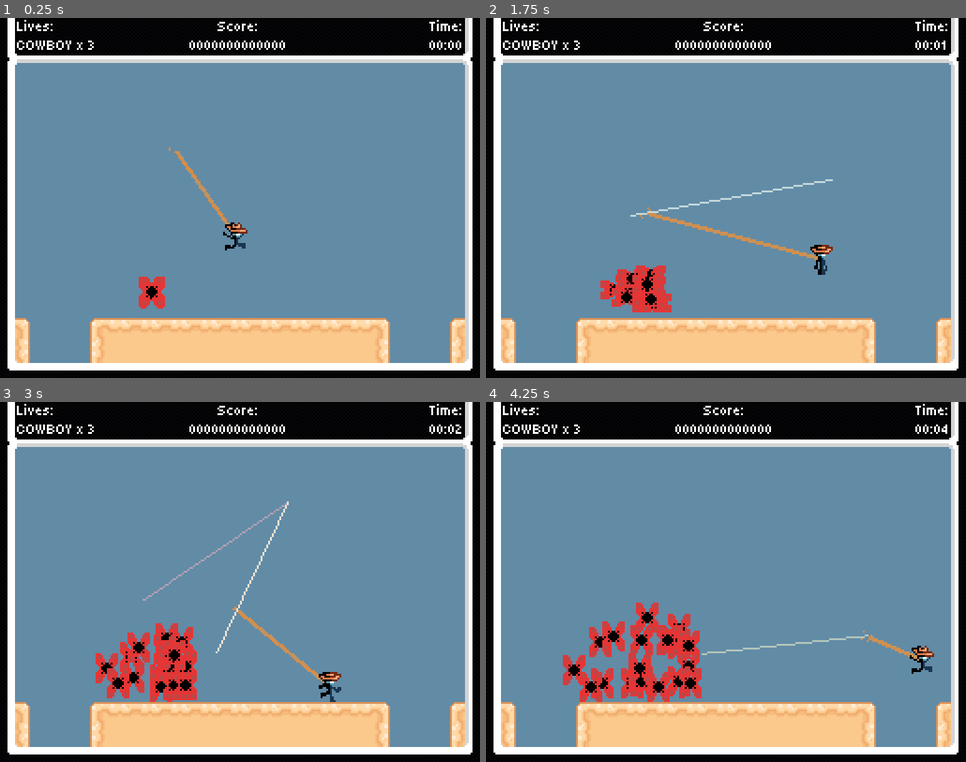
Above: before the commit, frames 1-4 (two rows, left to right).
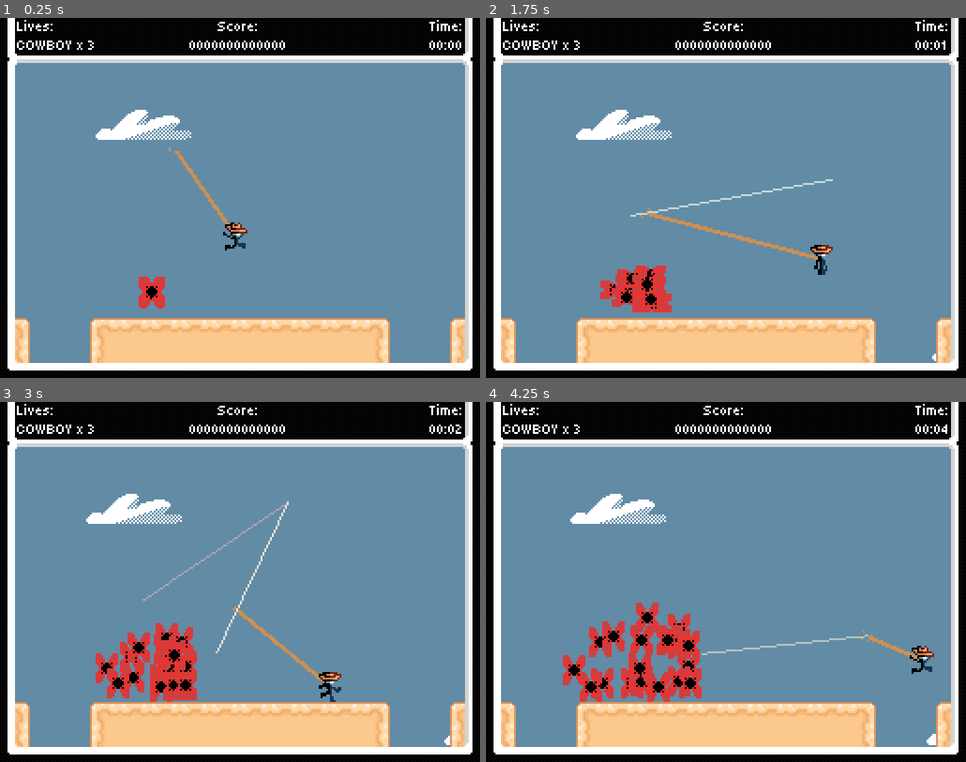
Above: after the commit, the same moments.

Repository: Jcodefox/GMTK-2025
Game: Godot game, scene res://scenes/topscenes/gameplay_topscene.tscn
Same seed, same stepped clock (60 frames per second), same inputs: the game is played once before the commit and once after it.
Inputs (mouse positions are in pixels of both pictures, inside the frame that each line leads up to):
- Up to frame 1 (0.25 s): no input
- Up to frame 2 (1.75 s): move the mouse to (831, 180) at 0.52 s; hold D (move_right) from 0.53 s (still down); tap Space (move_jump) at 0.77, 1.52 s; move the mouse to (630, 216) at 1.27 s
- Up to frame 3 (3 s): move the mouse to (288, 502) at 2.02 s; release D (move_right) at 2.03 s; hold A (move_left) 2.03-2.78 s; move the mouse to (216, 654) at 2.77 s; hold D (move_right) from 2.78 s (still down)
- Up to frame 4 (4.25 s): keep holding D (move_right); tap Space (move_jump) at 3.02, 3.77 s; move the mouse to (870, 636) at 3.52 s

The runs differ from the first frame. In frame 1, 0.8% of the frame differs, in the area x 19-40%, y 25-34%; in frame 2, 0.9%; in frame 3, 0.9%; in frame 4, 0.9%, in the area x 17-94%, y 25-96%.

Commit message:
Implement background clouds

Diff:
--- a/scenes/topscenes/gameplay_topscene.tscn
+++ b/scenes/topscenes/gameplay_topscene.tscn
@@ -1,10 +1,13 @@
-[gd_scene load_steps=6 format=4 uid="uid://dwe36qbpqlr3w"]
+[gd_scene load_steps=9 format=4 uid="uid://dwe36qbpqlr3w"]
 
 [ext_resource type="PackedScene" uid="uid://crq0ubo4sdfwt" path="res://scenes/prefabs/player.tscn" id="1_rncwu"]
-[ext_resource type="PackedScene" uid="uid://des4eilq7pml8" path="res://scenes/prefabs/hud.tscn" id="3_ks65t"]
+[ext_resource type="PackedScene" path="res://scenes/prefabs/hud.tscn" id="3_ks65t"]
 [ext_resource type="Texture2D" uid="uid://drjswa8p2rpnx" path="res://assets/art/ui_hud/hudframe.png" id="3_pyq0w"]
 [ext_resource type="TileSet" uid="uid://cl63qdxuqflth" path="res://assets/art/terrain/main_tile_set.tres" id="3_u55sw"]
+[ext_resource type="Texture2D" uid="uid://bwx4duhuh37jy" path="res://assets/art/terrain/cloud 1.png" id="5_emnkm"]
 [ext_resource type="PackedScene" uid="uid://duckh0hi5syg7" path="res://scenes/prefabs/enemies/mothick.tscn" id="5_ks65t"]
+[ext_resource type="Texture2D" uid="uid://cwak838kpjbeg" path="res://assets/art/terrain/cloud 2.png" id="6_ed28v"]
+[ext_resource type="Script" uid="uid://cbsnpfn5tcbcj" path="res://scripts/prefabs/cloud.gd" id="6_rfs2g"]
 
 [node name="GameplayTopscene" type="Node2D"]
 
@@ -22,6 +25,22 @@
 grow_horizontal = 2
 grow_vertical = 2
 color = Color(0.3835, 0.5434, 0.65, 1)
+
+[node name="CloudA1" type="Sprite2D" parent="BackCanvasLayer"]
+texture = ExtResource("5_emnkm")
+script = ExtResource("6_rfs2g")
+
+[node name="CloudA2" type="Sprite2D" parent="BackCanvasLayer"]
+texture = ExtResource("5_emnkm")
+script = ExtResource("6_rfs2g")
+
+[node name="CloudB1" type="Sprite2D" parent="BackCanvasLayer"]
+texture = ExtResource("6_ed28v")
+script = ExtResource("6_rfs2g")
+
+[node name="CloudB2" type="Sprite2D" parent="BackCanvasLayer"]
+texture = ExtResource("6_ed28v")
+script = ExtResource("6_rfs2g")
 
 [node name="HudCanvasLayer" type="CanvasLayer" parent="."]
 layer = 64
--- /dev/null
+++ b/scripts/prefabs/cloud.gd
@@ -0,0 +1,12 @@
+extends Sprite2D
+
+func _init():
+	position.x = randi_range(-64, 300)
+	position.y = randi_range(-32, 224)
+
+func _process(delta):
+	position.x -= 0.025
+
+	if position.x < -32:
+		position.x = randi_range(300, 600)
+		position.y = randi_range(-32, 224)
Not shown, added: scripts/prefabs/cloud.gd.uid
